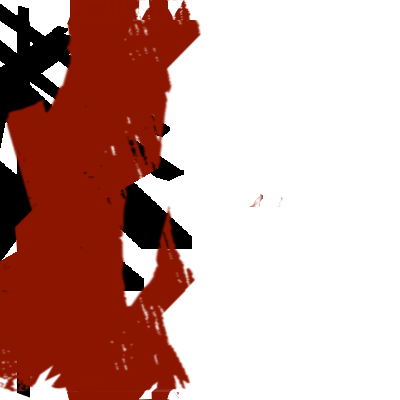
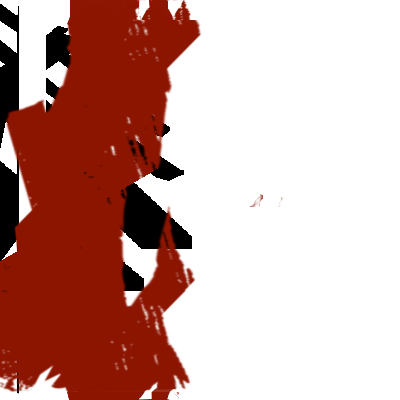
Comparing the layer stacks of the two (400, 400) images. Changes:
painted on "Border #2" over [19, 6, 46, 398]
